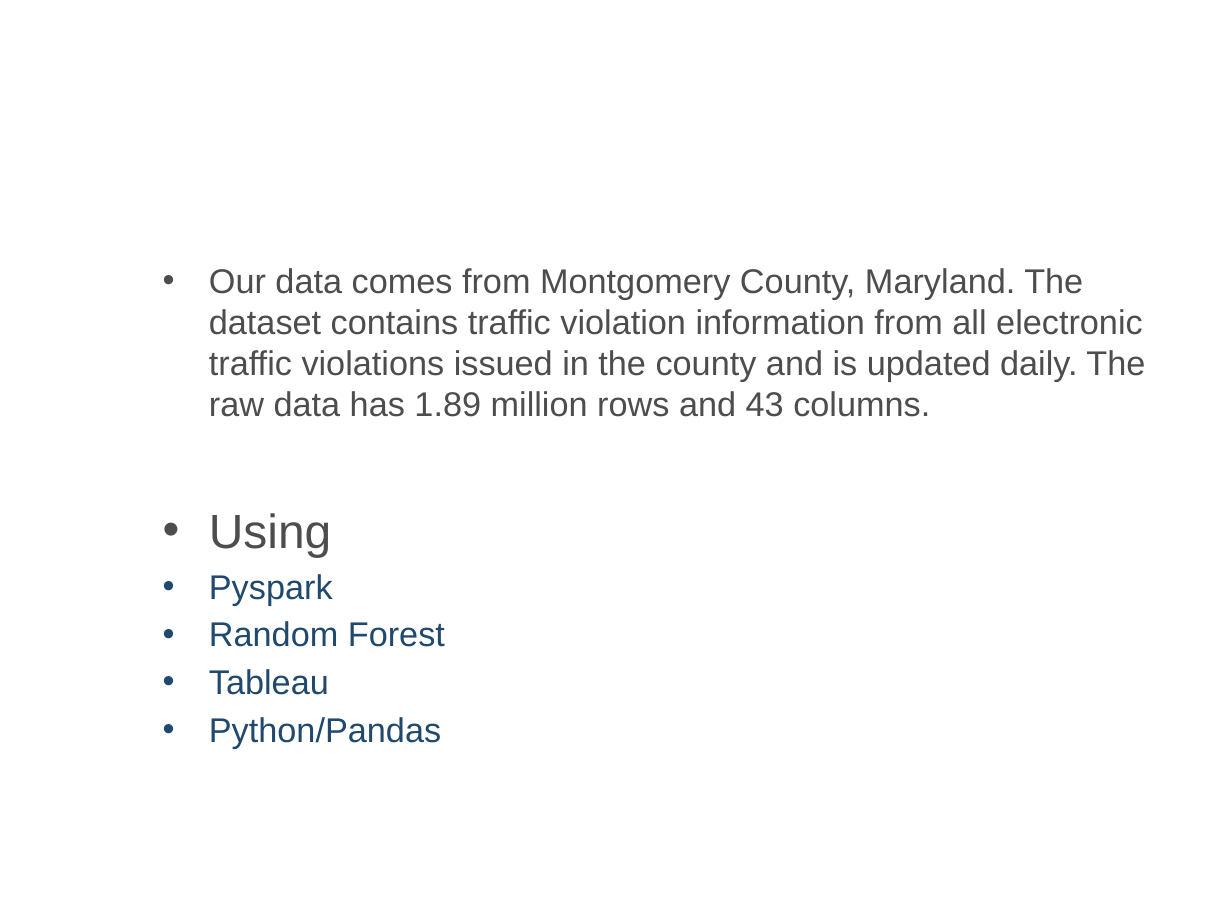
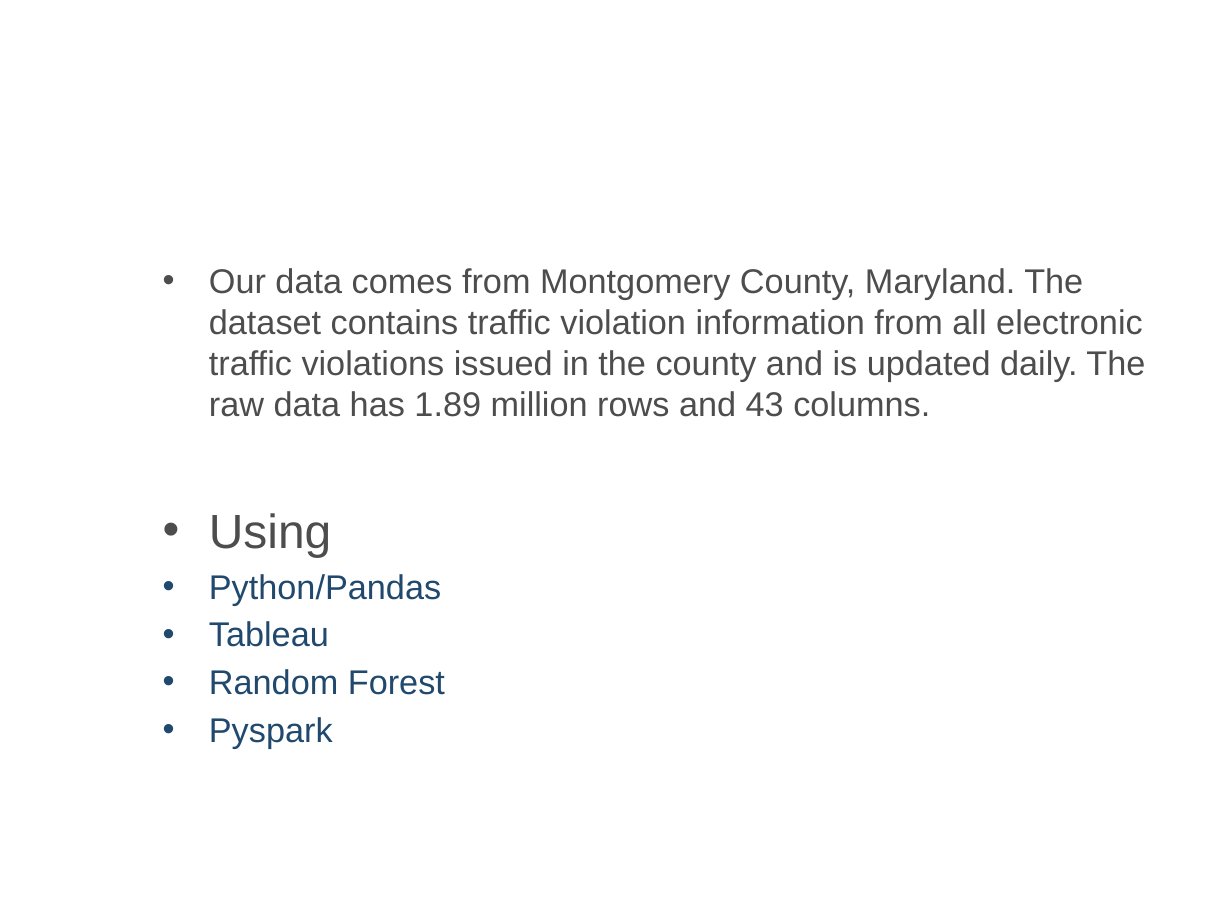
Before and after one commit to hrollin5/Project_4, a slide deck: slide 3 of traffic_violation.pptx. Drawn at 1232x924 pixels with LibreOffice and Linux fonts; fonts in the diff are those of the drawing; background and template pictures are left out. Boxes give left, top, right and bottom in pixels: in the first picture for what was removed or moved away, otherwise in the second. Text is boxed around its words. In the diff, an @@ line names an element or a change of style, - is before the commit and + after.

```diff
--- a/traffic_violation.pptx
+++ b/traffic_violation.pptx
@@ text at box(209, 574, 445, 695): paragraphs added @@
+• Python/Pandas
+• Tableau
+• Random Forest
@@ text at box(209, 621, 445, 749): paragraphs removed @@
-• Random Forest
-• Tableau
-• Python/Pandas
```
Also in this commit, not shown: 4 slides added.
